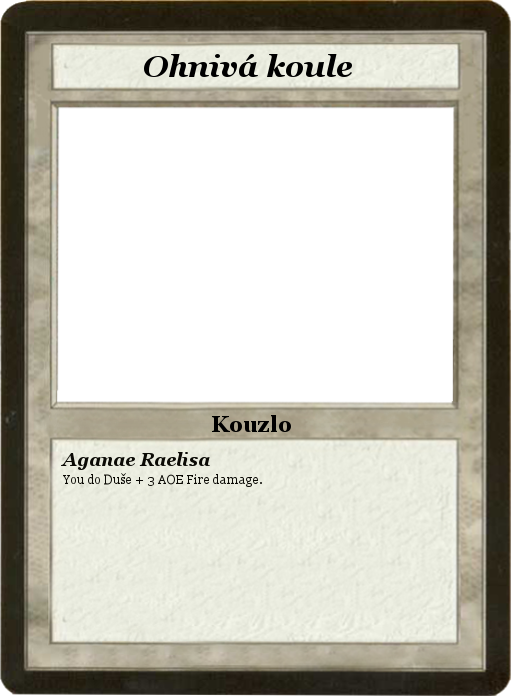
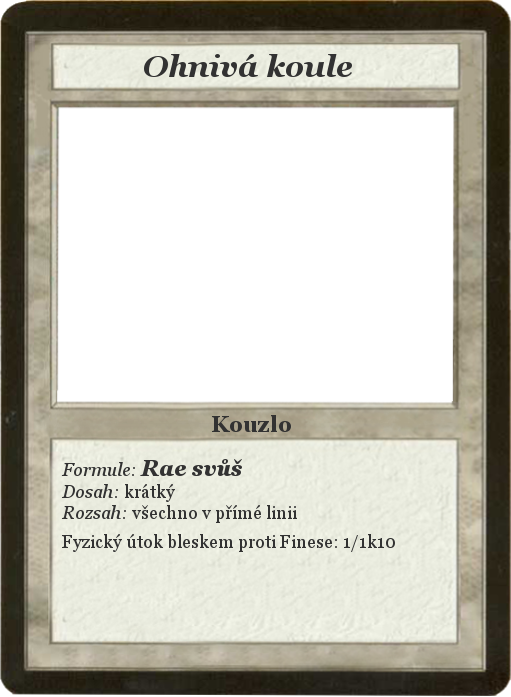
The second 511 × 697 image is a revision of the first. Changes to its layers:
painted on "Ohnivá koule" over [144, 54, 352, 77]
painted on "Kouzlo" over [212, 415, 291, 432]
renamed "Aganae Raelisa ..." to "Formule: Rae svůš ...", painted on it over [61, 452, 395, 552]
